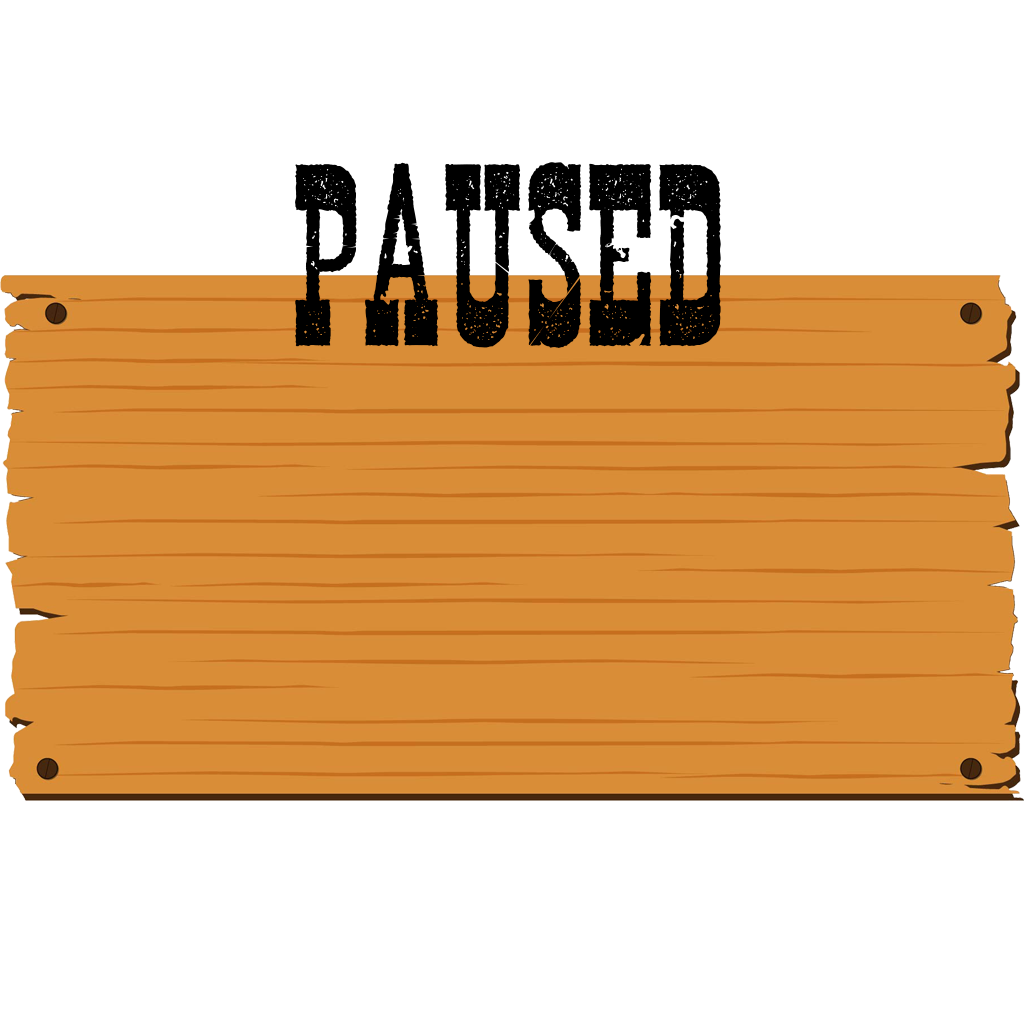
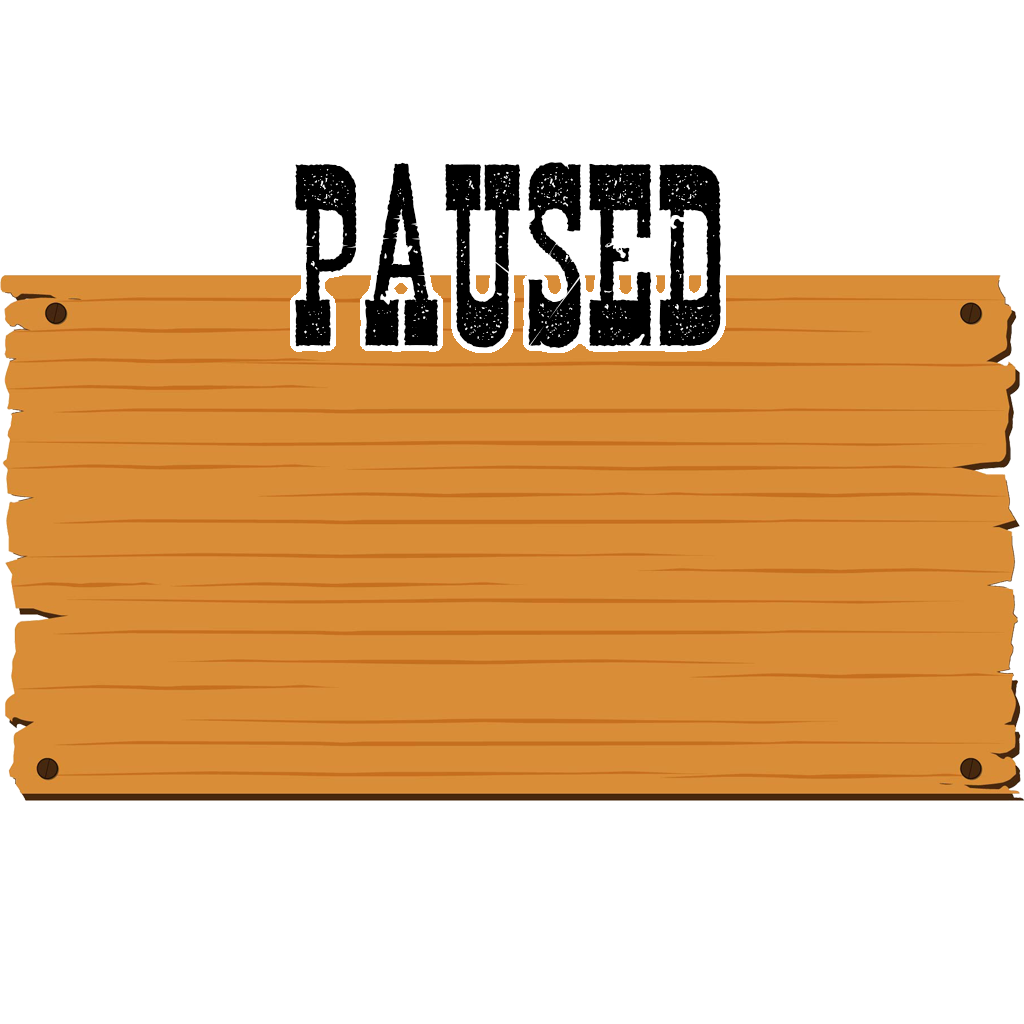
Two versions of the same layered image (1024×1024). Layer-by-layer changes:
added layer "Layer 3" above "Hue/Saturation 1" over (290, 162, 726, 353)
